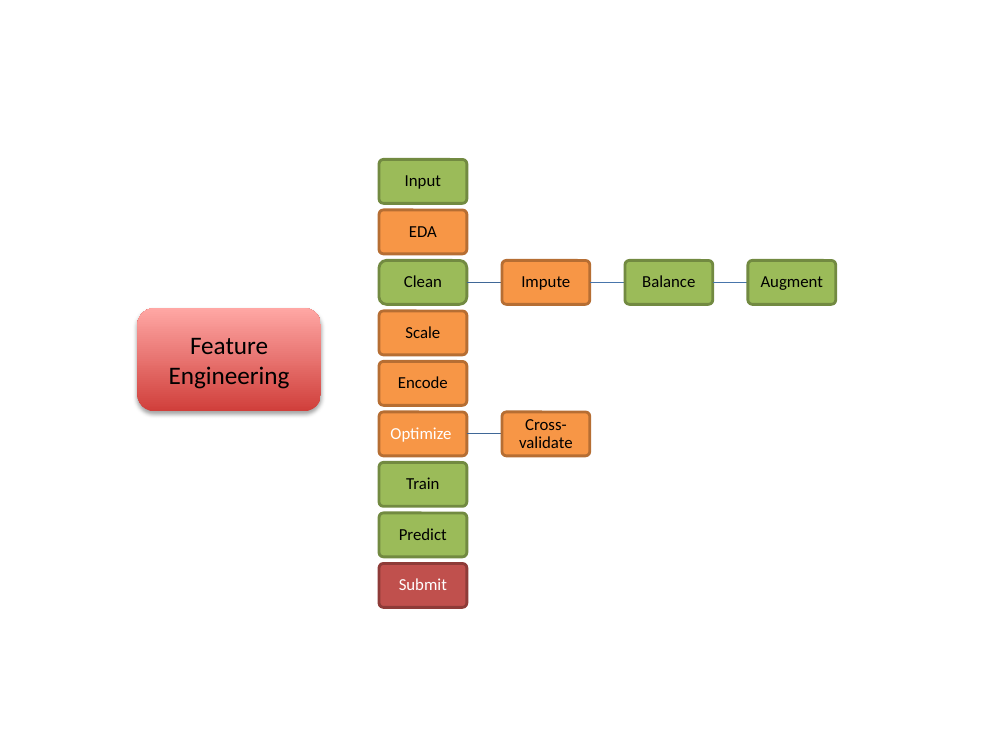
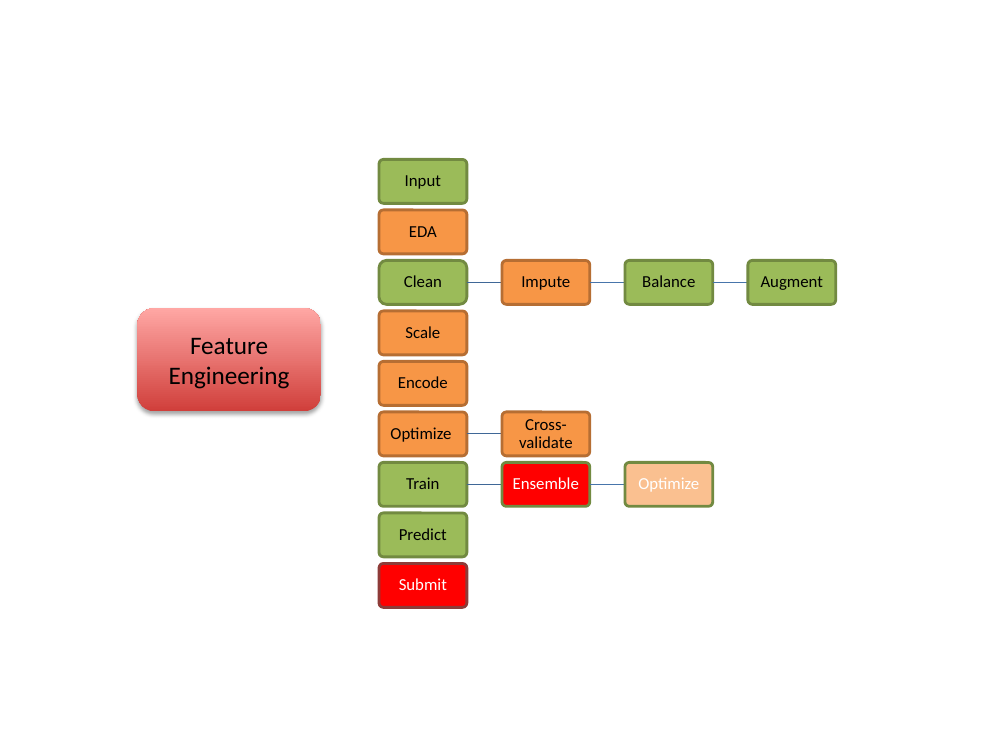
Before and after one commit to bcottman/paso, a slide deck: slide 1 of modules.pptx. Drawn at 1008x756 pixels with LibreOffice and Linux fonts; fonts in the diff are those of the drawing. Boxes give left, top, right and bottom in pixels: in the first picture for what was removed or moved away, otherwise in the second. Text is boxed around its words. In the diff, an @@ line names an element or a change of style, - is before the commit and + after.

```diff
--- a/modules.pptx
+++ b/modules.pptx
@@ text "Optimize" at <box>390,427,451,442</box>: text colour #FFFFFF to #000000 @@
@@ group added at <box>467,463,713,507</box>: 2 freeform shapes, 2 rounded rectangles, 2 texts @@
+Ensemble
+Optimize
@@ rounded rectangle at <box>379,563,467,608</box>: fill #C0504D to #FF0000 @@
```
Also in this commit, not shown: 21 other files.
